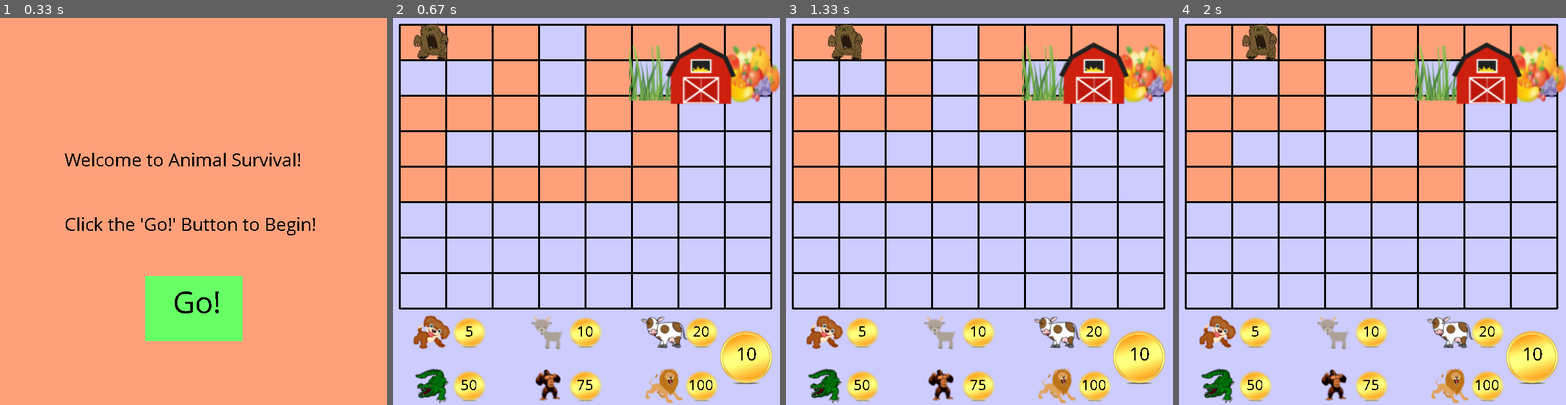
Above: before the commit, frames 1-4 (left to right).
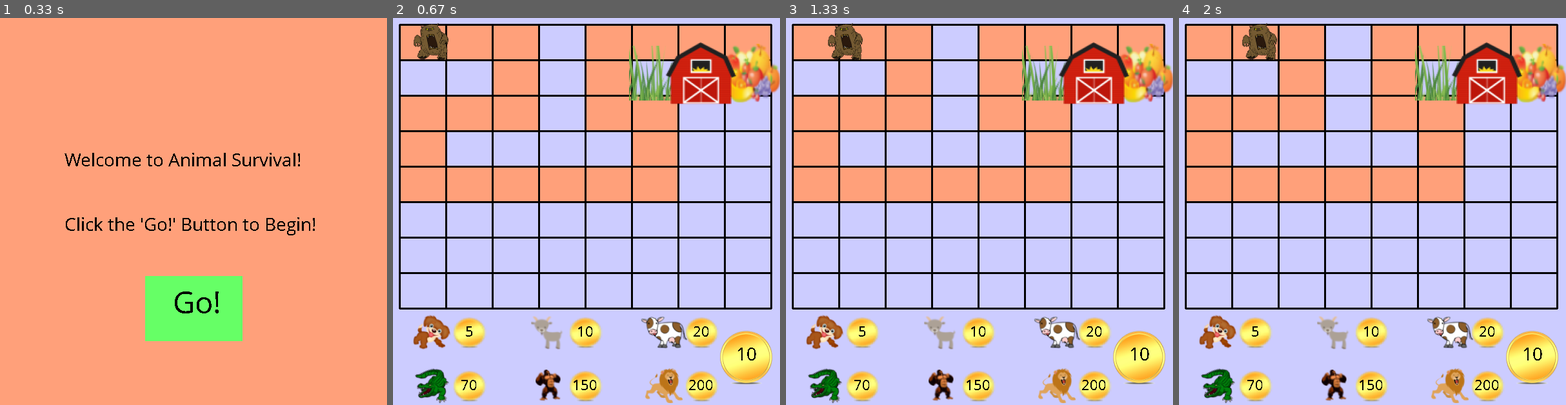
Above: after the commit, the same moments.

Repository: sdomala/Animal-Survival
Game: pygame game, started from CreateGame.py
Same seed, same stepped clock (60 frames per second), same inputs: the game is played once before the commit and once after it.
Inputs (mouse positions are in pixels of both pictures, inside the frame that each line leads up to):
- Up to frame 1 (0.33 s): no input
- Up to frame 2 (0.67 s): click "Go!" at 0.38 s
- Up to frame 3 (1.33 s): press the mouse at (1056, 385) at 0.7 s; move the mouse to (948, 292) at 0.8 s; release the mouse at (840, 199) at 0.93 s
- Up to frame 4 (2 s): no input

Frame 1 is identical in both runs. In frame 2, 0.1% of the frame differs, in the area x 17-79%, y 93-97%; in frame 3, 0.1%; in frame 4, 0.1%.

Commit message:
Update CreateGame.py

Diff:
--- a/CreateGame.py
+++ b/CreateGame.py
@@ -2,7 +2,7 @@
 # Name: Saisiddarth Domala
 # andrewID: sdomala
 # Section: O
-# Last modified 11/20/18
+# Last modified 11/28/18
 
 # Citation: Got this starter class from Pygame manual from 112 website
 # Created by Lukas Peraza
@@ -78,9 +78,9 @@
         self.dogPrice = 5
         self.goatPrice = 10
         self.cowPrice = 20
-        self.alligatorPrice =50
-        self.gorillaPrice = 75
-        self.lionPrice = 100
+        self.alligatorPrice =70
+        self.gorillaPrice = 150
+        self.lionPrice = 200
         self.level = 0
         self.stopMoving = False
         self.weaponCounter = 0
@@ -101,7 +101,7 @@
         self.noBarn = False
         self.noGrass = False
         self.noFruit = False
-        print (self.stepX, self.stepY)
+
 
 
 # Helper function that designates specific slot for grass
@@ -213,7 +213,7 @@
                 found = False
                 continue
 
-            print ("we actually go to this line")
+
 
 
 # Helper function that designates specific slot for barn
@@ -540,12 +540,14 @@
 
 
 
+
 # Helper function that deletes weapons off board
 
     def deleteWeapons (self) :
         for weapon in self.weapons :
             if weapon.x > self.boxes[-1][-1][0] or weapon.x < self.firstMargin or weapon.y < self.firstMargin or weapon.y > self.boxes[-1][-1][1] :
                 self.weapons.remove (weapon)
+
 
 
 # Called approximately every 20 milliseconds and updates position of enemies
@@ -1017,7 +1019,7 @@
         screen.blit (alligator, (6 * self.firstMargin + 60-15, self.height - 0.2 * self.endMargin-17))
 
         gorilla = myfont.render (str (self.gorillaPrice), False, (0,0,0))
-        screen.blit (gorilla, (24 * self.firstMargin + 60-15, self.height - 0.2 * self.endMargin-17))
+        screen.blit (gorilla, (24 * self.firstMargin + 60-22, self.height - 0.2 * self.endMargin-17))
 
         lion = myfont.render (str (self.lionPrice), False, (0,0,0))
         screen.blit (lion, (42 * self.firstMargin + 60-22, self.height - 0.2 * self.endMargin-17))
